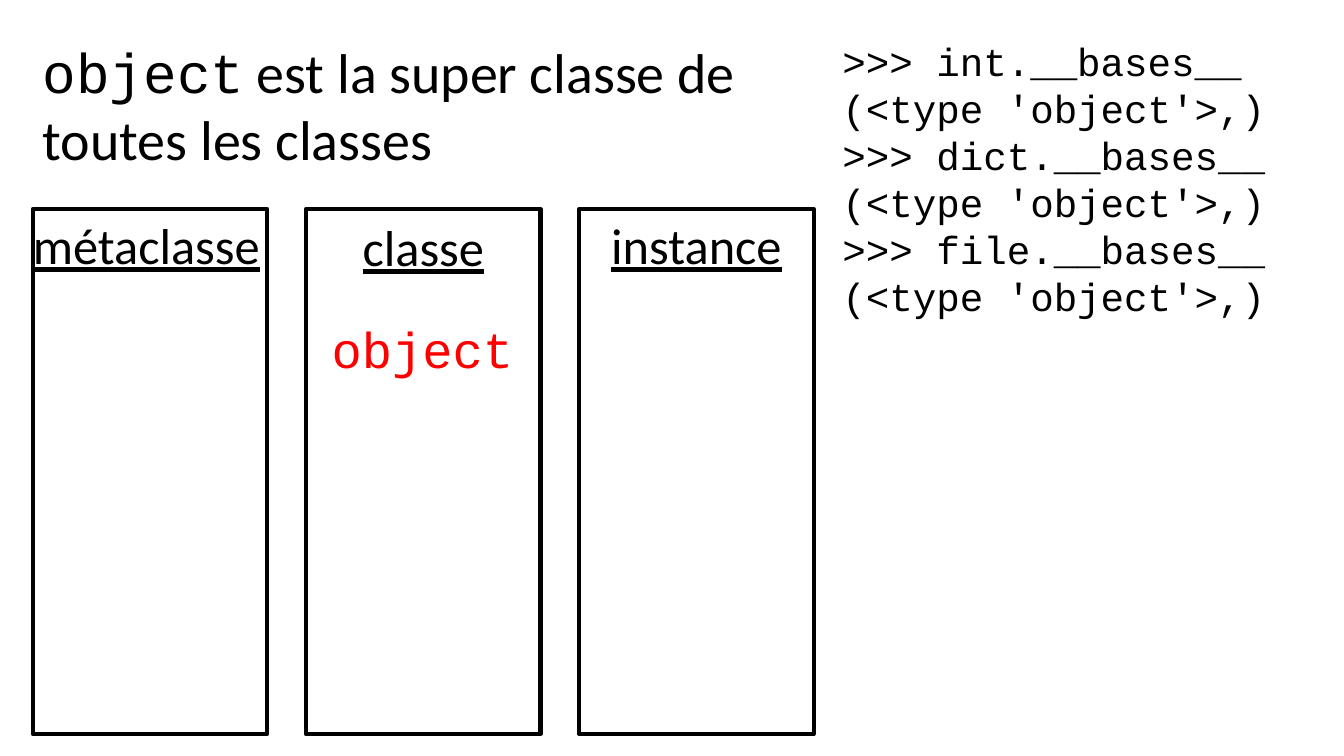
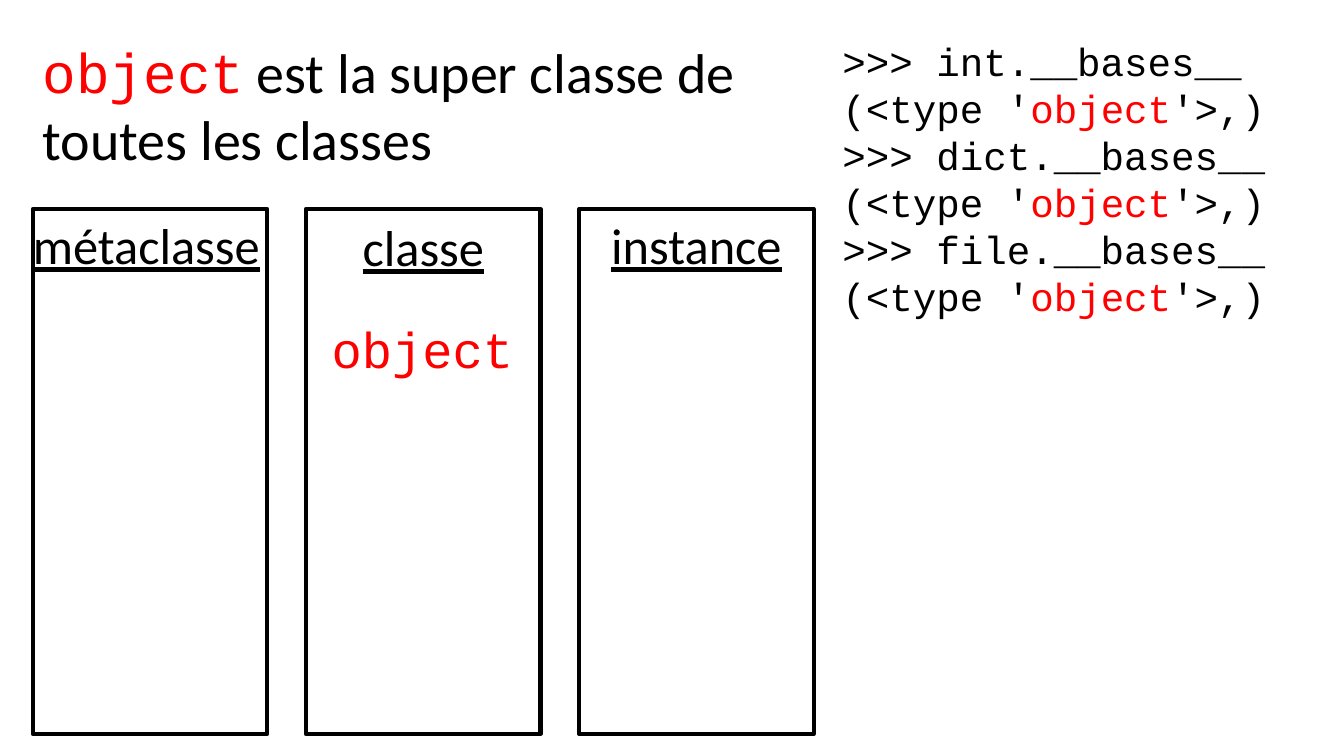
Before and after one commit to parmentelat/flotpython-archive, a slide deck: slide 4 of semaine7/CO12AL-W7-VIDEO03-SLIDE01.pptx. Drawn at 1344x756 pixels with LibreOffice and Linux fonts; fonts in the diff are those of the drawing. Boxes give left, top, right and bottom in pixels: in the first picture for what was removed or moved away, otherwise in the second. Text is boxed around its words. In the diff, an @@ line names an element or a change of style, - is before the commit and + after.

```diff
--- a/semaine7/CO12AL-W7-VIDEO03-SLIDE01.pptx
+++ b/semaine7/CO12AL-W7-VIDEO03-SLIDE01.pptx
@@ text "object est la super classe ..." at bbox=[43, 52, 734, 161]: text colour #000000 to #FF0000 in "object" @@
@@ text at bbox=[842, 95, 1265, 319]: text colour #000000 to #FF0000 in "'object'>,)", "'object'>,)", "'object'>,)" @@
```
Also in this commit, not shown: 6 other slides changed, 6 slides added, 4 other files.
